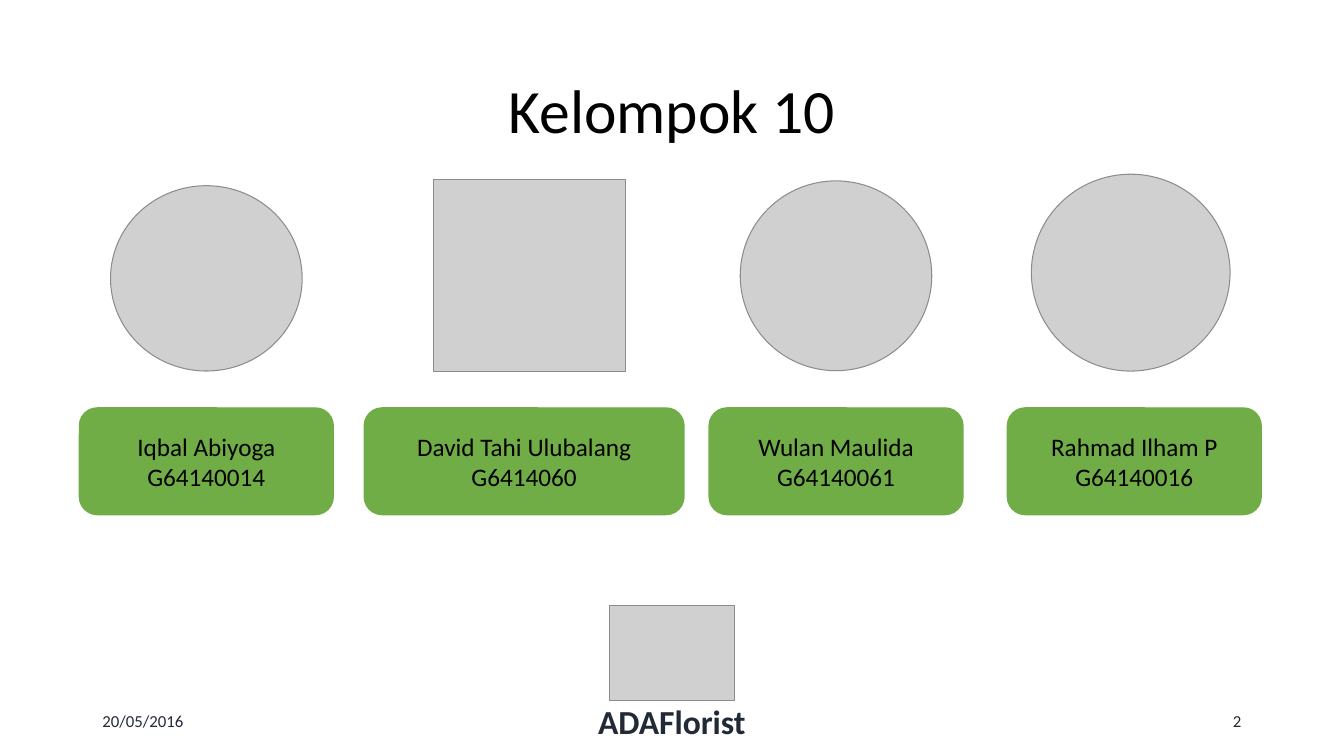
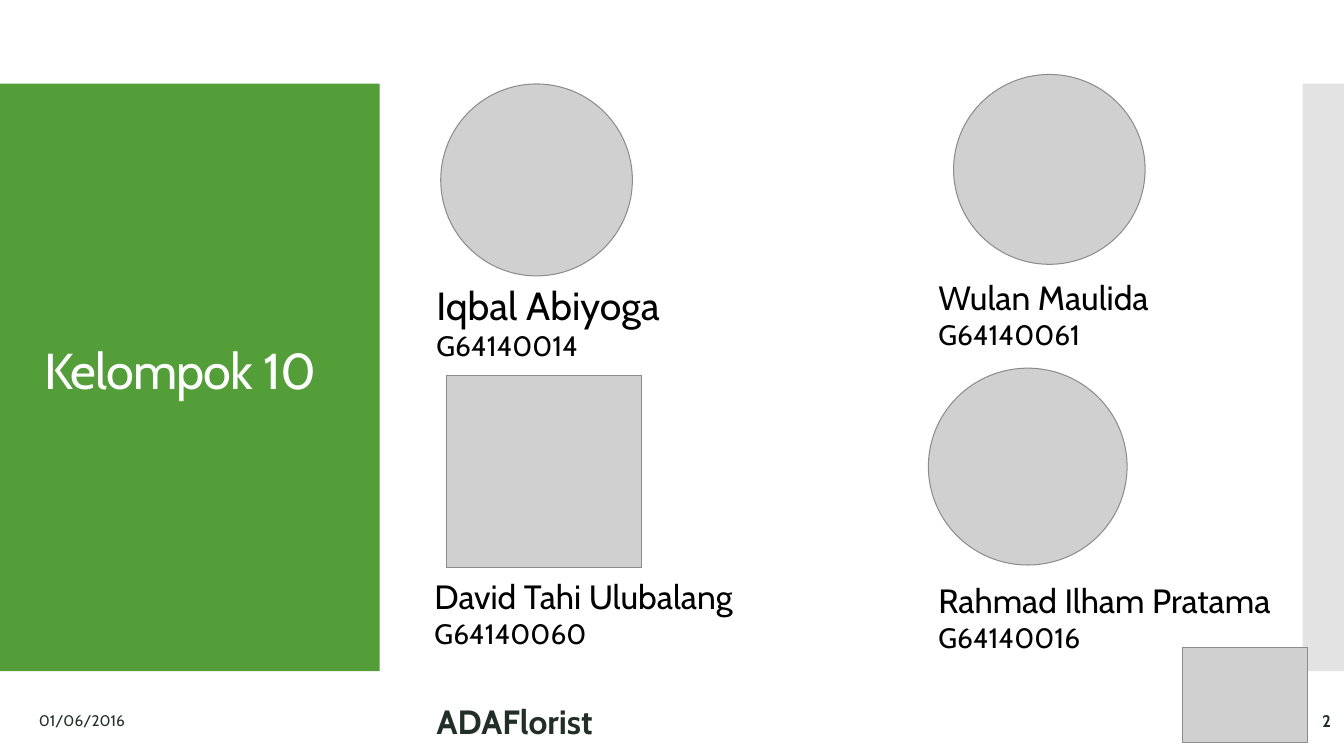
Before and after one commit to iqbalabiyoga/ADAFlorist, a slide deck: slide 2 of Adaflorist(1) - Presentasi.pptx. Drawn at 1344x756 pixels with LibreOffice and Linux fonts; fonts in the diff are those of the drawing; grey boxes stand for pictures. Boxes give left, top, right and bottom in pixels: in the first picture for what was removed or moved away, otherwise in the second. Text is boxed around its words. In the diff, an @@ line names an element or a change of style, - is before the commit and + after.

```diff
--- a/Adaflorist(1) - Presentasi.pptx
+++ b/Adaflorist(1) - Presentasi.pptx
@@ rectangle added at [0,84,380,671], fill #549E39 @@
@@ picture: place and size @@
-picture at [111,186,302,371]
+picture at [441,84,632,275]
@@ picture: place and size @@
-picture at [740,180,932,370]
+picture at [954,75,1145,264]
@@ rectangle added at [1303,84,1344,671], fill #C8C8C8 at 50% opacity @@
@@ title "Kelompok 10": place and size @@
-title "Kelompok 10" at [509,90,834,143]
+title "Kelompok 10" at [44,351,316,400]
@@ title "Kelompok 10" at [44,351,316,400]: size 44 to 36 pt, font Calibri to Cabin, text colour #000000 to #FFFFFF, letter spacing 0 to -0.6 pt @@
@@ text "Iqbal Abiyoga": place and size @@
-text "Iqbal Abiyoga" at [80,408,334,515]
+text "Iqbal Abiyoga" at [436,290,659,357]
@@ text "Iqbal Abiyoga" at [436,290,659,357]: size 18 to 28 pt in "Iqbal Abiyoga"; font Calibri to Cabin; size 18 to 20 pt in "G64140014"; alignment centre to left; vertical alignment middle to top; fill #70AD47 to none; outline #70AD47 1 pt to none @@
@@ text "Wulan Maulida": place and size @@
-text "Wulan Maulida" at [710,408,964,515]
+text "Wulan Maulida" at [938,284,1149,346]
@@ text "Wulan Maulida" at [938,284,1149,346]: size 18 to 24 pt in "Wulan Maulida"; font Calibri to Cabin; size 18 to 20 pt in "G64140061"; alignment centre to left; vertical alignment middle to top; fill #70AD47 to none; outline #70AD47 1 pt to none @@
@@ picture: place and size @@
-picture at [434,179,625,371]
+picture at [447,375,641,567]
@@ picture: place and size @@
-picture at [1031,174,1230,371]
+picture at [929,368,1127,565]
@@ rounded rectangle removed at [364,408,684,515] @@
-David Tahi Ulubalang
-G6414060
@@ rounded rectangle removed at [1007,408,1261,515] @@
-Rahmad Ilham P
-G64140016
@@ text added at [434,583,733,645], 24 pt, text #000000 @@
+David Tahi Ulubalang
+G64140060
@@ text added at [938,587,1270,649], 24 pt, text #000000 @@
+Rahmad Ilham Pratama
+G64140016
@@ picture: place and size @@
-picture at [609,606,735,701]
+picture at [1183,647,1309,742]
@@ text at [39,715,125,728]: text changed; size 12 to 11 pt; font Calibri to Cabin; text colour #222A35 to #223028 @@
-20/05/2016
+01/06/2016
@@ text "ADAFlorist": place and size @@
-text "ADAFlorist" at [598,710,746,735]
+text "ADAFlorist" at [437,708,593,735]
@@ text "ADAFlorist" at [437,708,593,735]: font Calibri to Cabin, text colour #222A35 to #223028; alignment centre to left @@
@@ page number: place and size @@
-page number at [1233,716,1241,727]
+page number at [1322,715,1331,727]
@@ page number at [1322,715,1331,727]: font Calibri to Cabin, text colour #222A35 to #223028, bold on @@
```
Also in this commit, not shown: 10 other slides changed, 1 slide added, 6 slides removed.
